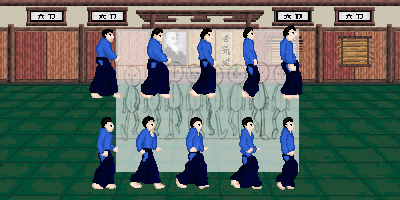
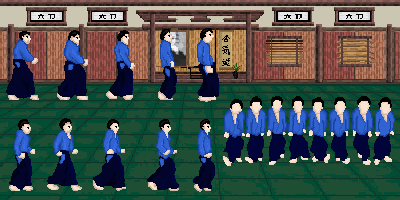
Comparing the layer stacks of the two 400×200 images. Changes:
painted on "Paint Layer 1" over [5, 26, 395, 192]
added layer "Paint Layer 3" above "background" over [167, 26, 395, 192]
hid "background" over [63, 26, 319, 172]
painted on "background Merged" over [5, 26, 395, 192]
